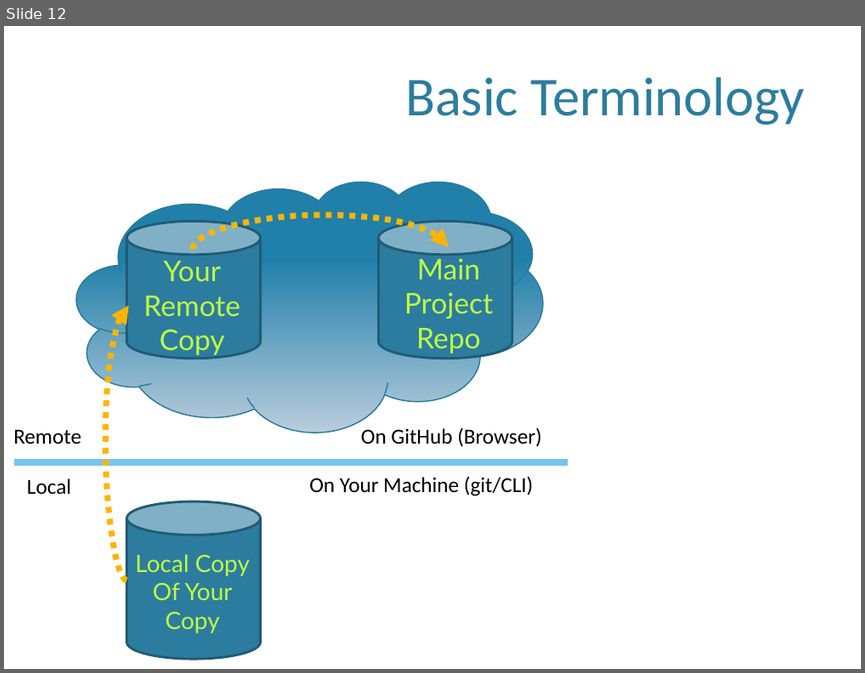
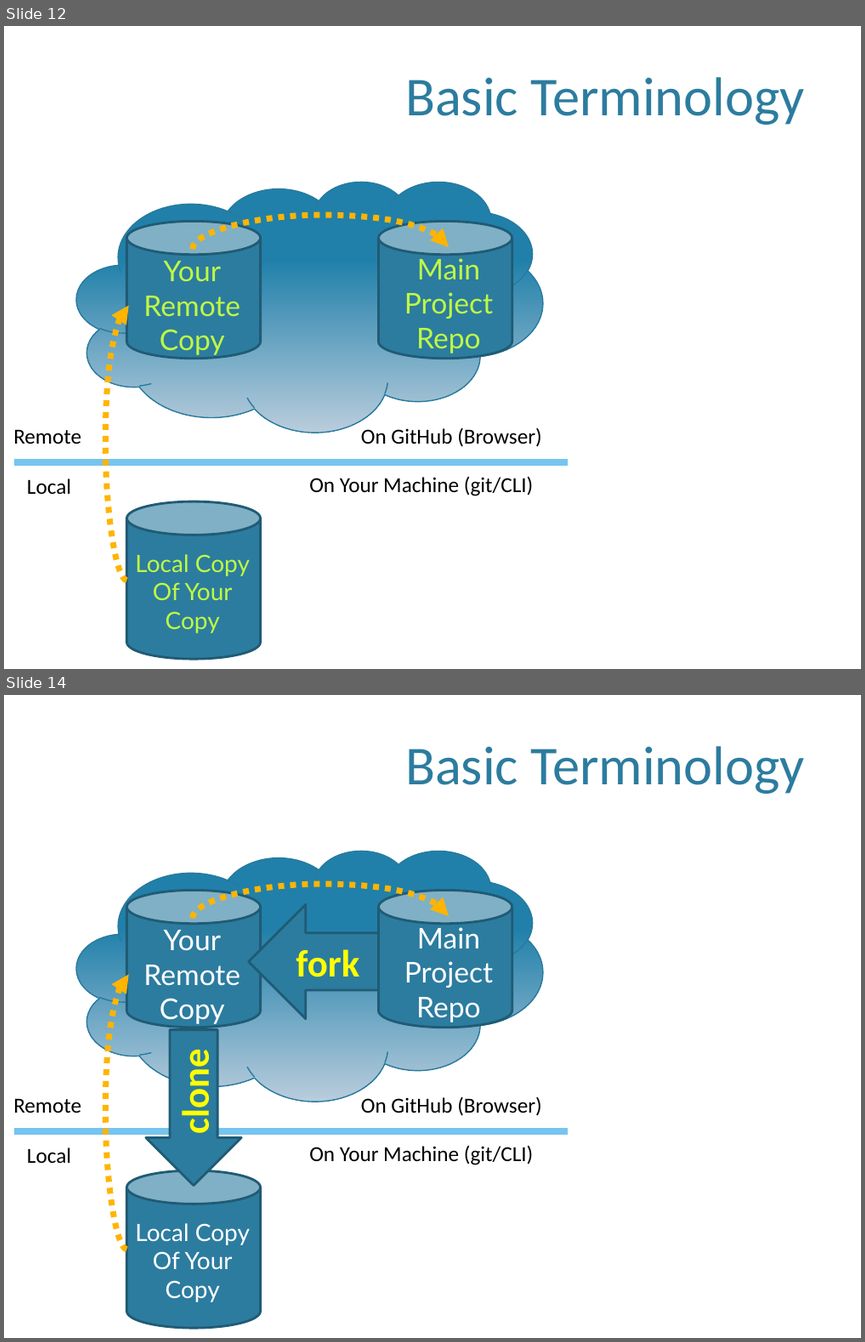
Before and after one commit to wpgoble/comp190, a slide deck: docs/materials/07-GitHub-OLD-copy.pptx. Shown one above the other, each under a label of ours: slide 12 before the commit, slides 12 and 14 after it; the slides between them are not shown. The pictures are 865x673 and 865x1342 pixels, drawn with LibreOffice and Linux fonts; fonts in the diff are those of the drawing; background and template pictures are left out. Boxes give left, top, right and bottom in pixels: in the first picture for what was removed or moved away, otherwise in the second. Text is boxed around its words. In the diff, an @@ line names an element or a change of style, - is before the commit and + after.

Commit message:
Added slides for 08

```diff
--- a/docs/materials/07-GitHub-OLD-copy.pptx
+++ b/docs/materials/07-GitHub-OLD-copy.pptx
@@ slide 14 added at (4,695,861,1338), background picture (left out) @@
@@ title added at (405,746,805,794), 46 pt, text #2C7C9F @@
+Basic Terminology
@@ cloud added at (77,850,543,1100), fill gradient #2081AB to #B8CCDC, outline #287A9E 1 pt @@
@@ cylinder added at (126,891,260,1027), fill #2C7C9F, outline #215C76 2 pt @@
@@ curved arrow added from (193, 918) to (449, 916), #FFB400 5 pt dashed @@
@@ cylinder added at (378,891,512,1027), fill #2C7C9F, outline #215C76 2 pt @@
@@ left arrow added at (248,904,378,1018), fill #2C7C9F, outline #215C76 2 pt, 32 pt, text #FFFF00, bold @@
+fork
@@ text added at (404,924,493,1022), 24 pt, text #FFFFFF @@
+Main
+Project
+Repo
@@ text added at (143,930,240,1024), 24 pt, text #FFFFFF @@
+Your
+Remote
+Copy
@@ curved arrow added from (126, 1248) to (129, 975), #FFB400 5 pt dashed @@
@@ left arrow added at (146,1030,241,1185), fill #2C7C9F, outline #215C76 2 pt, 32 pt, text #FFFF00, bold @@
+clone
@@ text added at (13,1098,81,1112), 18 pt, text #000000 @@
+Remote
@@ text added at (361,1096,541,1116), 18 pt, text #000000 @@
+On GitHub (Browser)
@@ line added from (14, 1131) to (567, 1131), #76C5EF 6 pt @@
@@ text added at (27,1147,71,1163), 18 pt, text #000000 @@
+Local
@@ text added at (309,1145,533,1165), 18 pt, text #000000 @@
+On Your Machine (git/CLI)
@@ cylinder added at (126,1170,260,1328), fill #2C7C9F, outline #215C76 2 pt @@
@@ text added at (135,1223,250,1302), 20 pt, text #FFFFFF @@
+Local Copy
+Of Your
+Copy
```
Also in this commit, not shown: 17 other slides added, 2 other files.
